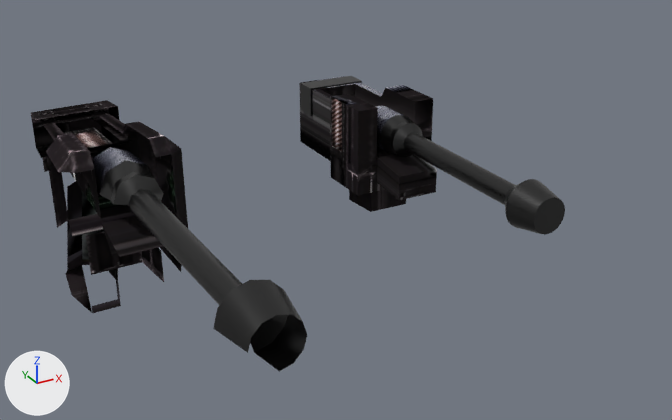
The Blender file modelsrc/weaponblends/verynotcomplete/railgun.blend as it was, and as the next commit left it.
Both versions are drawn from a camera (50 mm lens) standing at (-21.3, -34.2, 34.6) and looking at (-4.4, -3.5, 19.3). Arrows for +X, +Y and +Z are at lower left; the lights stay in place.

The first picture shows 'Cylinder', 'railgun5.002'.
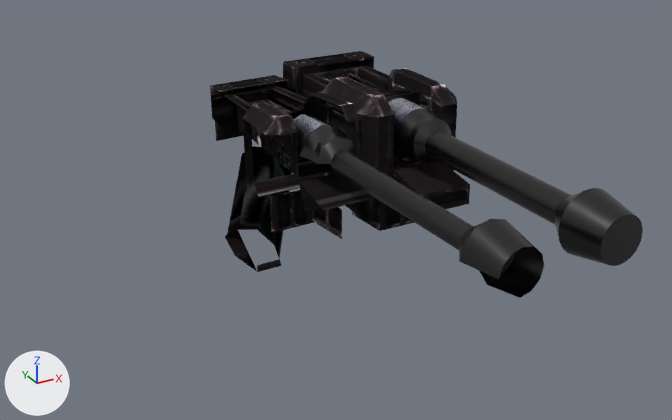
Boxes (x1, y1, x2, y2) around the edits, measured in the pictures (672 x 420 px; the box of a moved part takes in the faces that stretch with it):
'railgun5.002', moved: before (31, 100, 307, 371); after (210, 75, 544, 298)
'Cylinder', reshaped, moved, rescaled (35% wider, 35% taller): before (299, 76, 565, 235); after (283, 51, 643, 266)
'Cylinder.002', added (black): after (322, 73, 420, 106)
    faces in mat_railgun_main_bmp (picture img_railgun_main_bmp_001): (322, 73, 419, 97)
    faces in mat_rg_barrel_chrome_bmp (its picture is missing): (385, 91, 420, 106)
part 1 of me_cylinder, added (black): after (283, 51, 374, 96)
part 2 of me_cylinder, rebuilt: before (299, 76, 437, 212); after (302, 65, 470, 231)
part 3 of me_cylinder, deleted: before (301, 76, 362, 116)
part 4 of me_cylinder, moved or reshaped: before (377, 106, 565, 235); after (388, 98, 643, 266)

The change, as a list of edits to the scene's bpy script:
```text
Add mat_material:
    mat_material = principled_material('Material')
    mat_material.base_color = (0.0449, 0.173, 0.0272)  # dark green #3c732e
    mat_material.metallic = 0.852
    mat_material.roughness = 0.3
    mat_material.specular_ior_level = 1.0
Change me_cylinder:
    used by ob_cylinder; location = (0.0, 0.16, 2.04); scale = (0.898, 0.898, 0.898)
    remove me_cylinder.from_pydata(...)  # 338 vertices, 295 faces; spans x -2.3..2.1, y -12.8..6.2, z 17.0..22.8
    add me_cylinder.from_pydata(...)  # 543 vertices, 984 faces; spans x -2.4..3.4, y -14.6..6.6, z 16.6..23.2
    me_cylinder part 1: a new loose piece, a box spanning x -2.1..2.4, y 4.9..6.2, z 20.9..23.0, in mat_railgun_main_bmp (picture img_railgun_main_bmp_001)
    me_cylinder part 2: the loose piece of 74 vertices spanning x -2.3..2.1, y -3.5..6.2, z 17.0..22.8 is rebuilt with 142 vertices and now spans x -2.4..2.7, y -4.8..6.6, z 16.6..23.2
    me_cylinder part 3: the loose piece of 8 vertices spanning x -1.7..1.5, y 4.6..5.8, z 20.7..22.3 is deleted
    me_cylinder part 4: 1 vertex moved within x -0.9, y -2.5, z 21.1; 255 vertices removed from x -1.2..1.0, y -12.8..0.2, z 20.2..22.3; 263 vertices added at x -1.1..2.6, y -14.6..6.6, z 20.1..22.7
    add me_cylinder.materials.append(mat_material)  # dark green #3c732e
Add me_cylinder_004:
    me_cylinder_004.from_pydata(...)  # 96 vertices, 62 faces; spans x -1.05..1.39, y -0.75..5.08, z 20.34..22.78
    # faces by material slot: [2, 60]
    me_cylinder_004.materials.append(mat_rg_barrel_chrome_bmp)  # its picture is missing
    me_cylinder_004.materials.append(mat_railgun_main_bmp)  # picture img_railgun_main_bmp_001
Change ob_cylinder:
    ob_cylinder.scale: (0.898, 0.898, 0.898) -> (1.0, 1.0, 1.0)
    ob_cylinder.location: (0.0, 0.16, 2.04) -> (0.0, 0.0, 0.0)
Change ob_railgun5_002:
    ob_railgun5_002.location: (-1.65, -0.02, -0.07) -> (6.68, 0.0, -0.03)
Add ob_cylinder_002:
    ob_cylinder_002 = bpy.data.objects.new('Cylinder.002', me_cylinder_004)
    ob_cylinder_002.location = (0.0, 0.0, 0.0)
    _m = ob_cylinder_002.modifiers.new('EdgeSplit', 'EDGE_SPLIT')
```
